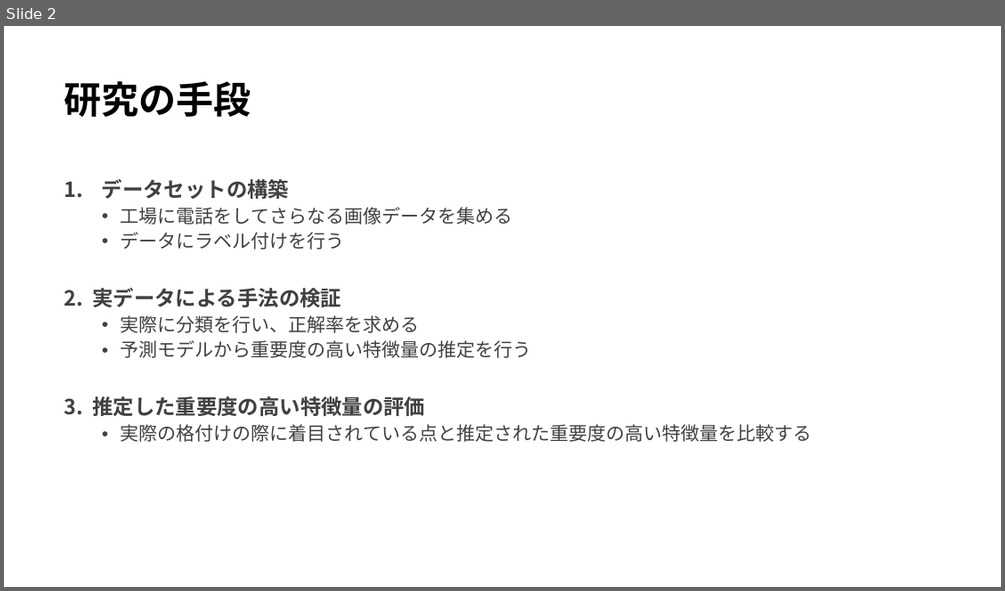
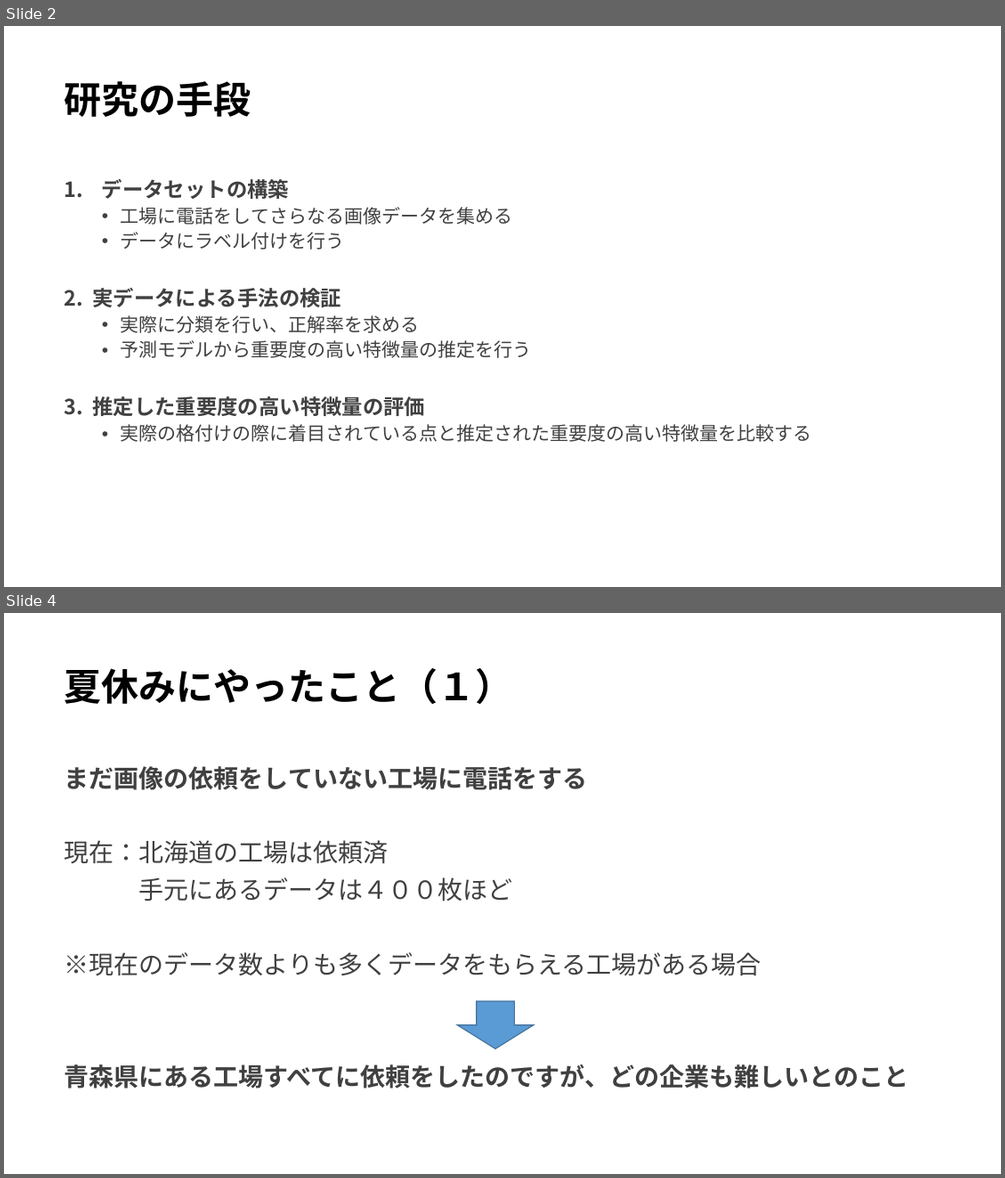
Before and after one commit to Harrry1206/-Graduation-research2, a slide deck: 夏休みにやること.pptx. Shown one above the other, each under a label of ours: slide 2 before the commit, slides 2 and 4 after it; the slides between them are not shown. The pictures are 1005x591 and 1005x1178 pixels, drawn with LibreOffice and Linux fonts; fonts in the diff are those of the drawing. Boxes give left, top, right and bottom in pixels: in the first picture for what was removed or moved away, otherwise in the second. Text is boxed around its words. In the diff, an @@ line names an element or a change of style, - is before the commit and + after.

```diff
--- a/夏休みにやること.pptx
+++ b/夏休みにやること.pptx
@@ slide 4 added at box(4, 613, 1001, 1174), background #FFFFFF @@
@@ title added at box(65, 668, 513, 704), 36 pt, text #000000, bold @@
+夏休みにやったこと（１）
@@ text added at box(65, 766, 908, 1088), 24 pt, text #404040 @@
+まだ画像の依頼をしていない工場に電話をする
+現在：北海道の工場は依頼済
+手元にあるデータは４００枚ほど
+※現在のデータ数よりも多くデータをもらえる工場がある場合
+青森県にある工場すべてに依頼をしたのですが、どの企業も難しいとのこと
@@ down arrow added at box(457, 1001, 534, 1048), fill #5B9BD5, outline #43739E 1 pt @@
```
Also in this commit, not shown: 1 slide changed, 3 other slides added.
